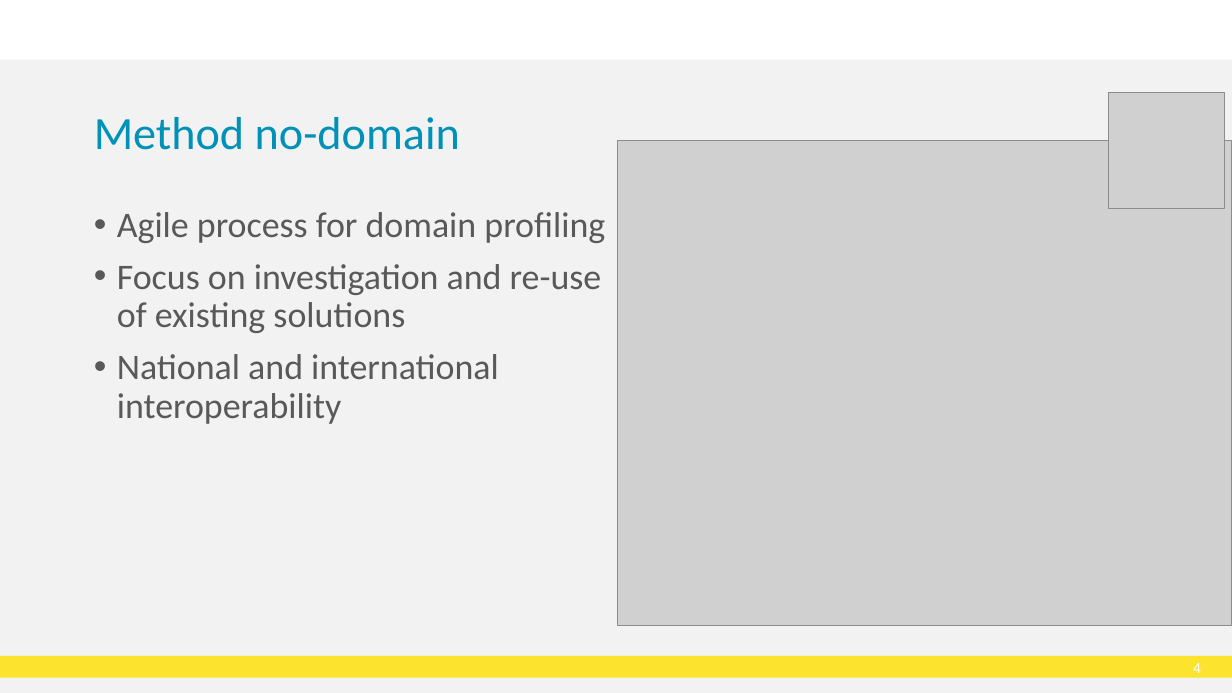
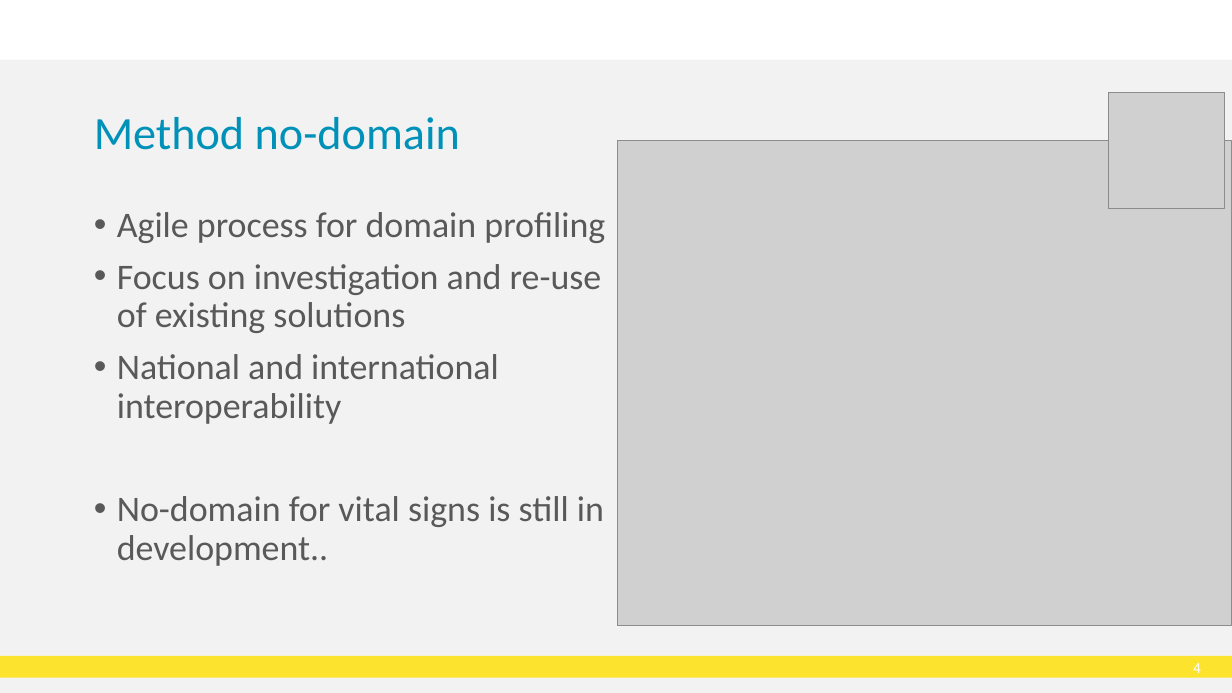
Before and after one commit to HL7Norway/best-practice, a slide deck: slide 5 of docs/presentasjoner/DD23_CT_230508_Thomas_Tveit_Rosenlund_FHIR-in-Norway.pptx. Drawn at 1232x693 pixels with LibreOffice and Linux fonts; fonts in the diff are those of the drawing; grey boxes stand for pictures; background and template pictures are left out. Boxes give left, top, right and bottom in pixels: in the first picture for what was removed or moved away, otherwise in the second. Text is boxed around its words. In the diff, an @@ line names an element or a change of style, - is before the commit and + after.

```diff
--- a/docs/presentasjoner/DD23_CT_230508_Thomas_Tveit_Rosenlund_FHIR-in-Norway.pptx
+++ b/docs/presentasjoner/DD23_CT_230508_Thomas_Tveit_Rosenlund_FHIR-in-Norway.pptx
@@ text at (117,496,604,566): paragraph added @@
+• No-domain for vital signs is still in development..
```
Also in this commit, not shown: 4 other slides changed.
